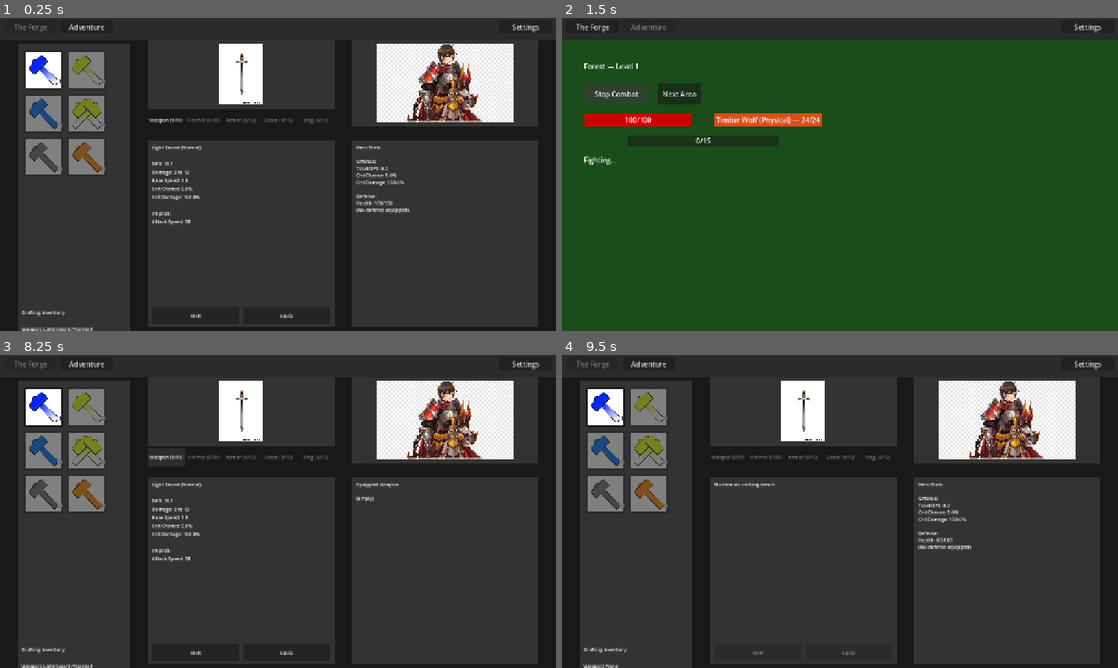
Above: before the commit, frames 1-4 (two rows, left to right).
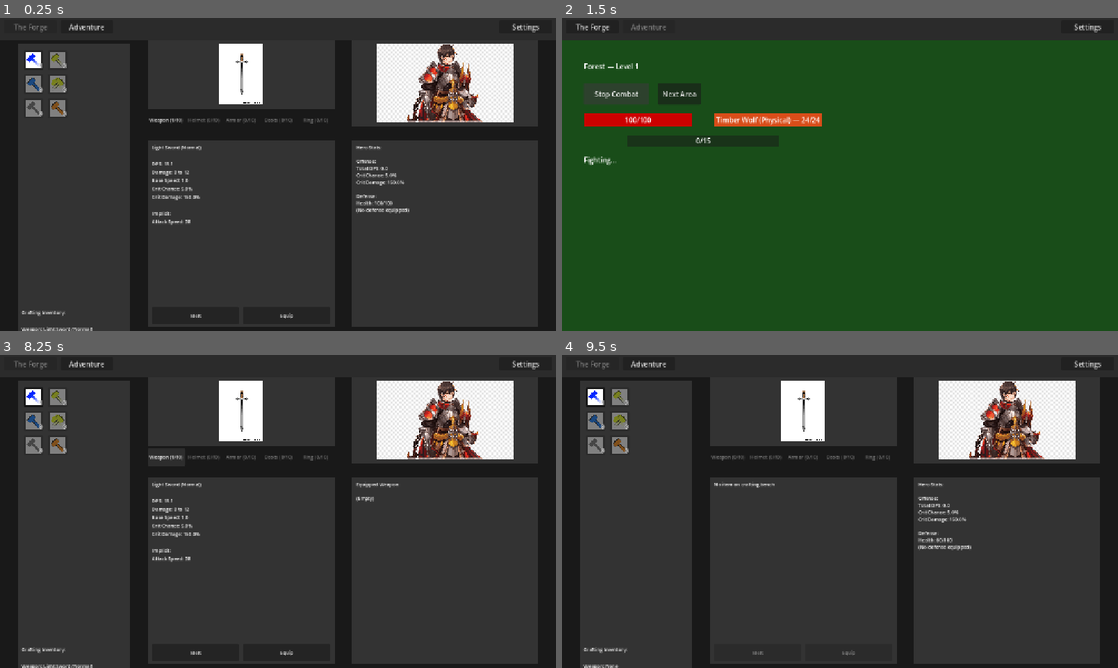
Above: after the commit, the same moments.

Repository: loginn/hammertime
Game: Godot game, scene res://scenes/main.tscn
The game is run twice, just before and just after one commit, with the same random seed, the same clock (stepped at 60 frames per second) and the same inputs.
Inputs:
- Up to frame 1 (0.25 s): no input
- Up to frame 2 (1.5 s): click "Adventure" at 0.5 s; click "Start Combat" at 1.25 s
- Up to frame 3 (8.25 s): click "Next Area" at 2 s; click "Next Area" at 2.75 s; click "The Forge" at 3.5 s; click "Adventure" at 4.25 s; click "Stop Combat" at 5 s; click "Start Combat" at 5.75 s; click "The Forge" at 6.5 s; click "1" at 7.25 s; click "Weapon (1/10)" at 8 s
- Up to frame 4 (9.5 s): click "Melt" at 8.75 s

The runs differ from the first frame. In frame 1, 4.1% of the frame differs, in the area x 4-19%, y 10-50%; in frame 2, nothing differs; in frame 3, 4.2%; in frame 4, 4.2%.

Commit message:
fix: 45x45 hammer icon buttons, thicker outline, better count position
Shrink buttons to 45x45 matching wireframe. Increase count label
outline from 3 to 5 for readability. Shift count label left
(offset_left 2 instead of 10) so it's not clipped at the edge.

Co-Authored-By: Claude Opus 4.6 <noreply@anthropic.com>

Diff:
--- a/scenes/forge_view.tscn
+++ b/scenes/forge_view.tscn
@@ -30,46 +30,46 @@
 layout_mode = 0
 offset_left = 15.0
 offset_top = 15.0
-offset_right = 105.0
-offset_bottom = 105.0
+offset_right = 60.0
+offset_bottom = 60.0
 toggle_mode = true
 icon = ExtResource("4_runic")
 expand_icon = true
 
 [node name="CountLabel" type="Label" parent="HammerSidebar/RunicHammerBtn"]
 layout_mode = 0
-offset_left = 40.0
-offset_top = 62.0
-offset_right = 88.0
-offset_bottom = 82.0
-theme_override_font_sizes/font_size = 13
-theme_override_colors/font_color = Color(0, 0, 0, 1)
-theme_override_colors/font_outline_color = Color(1, 1, 1, 1)
-theme_override_constants/outline_size = 3
+offset_left = 2.0
+offset_top = 27.0
+offset_right = 43.0
+offset_bottom = 43.0
+theme_override_font_sizes/font_size = 11
+theme_override_colors/font_color = Color(0, 0, 0, 1)
+theme_override_colors/font_outline_color = Color(1, 1, 1, 1)
+theme_override_constants/outline_size = 5
 horizontal_alignment = 2
 text = "0"
 mouse_filter = 2
 
 [node name="ForgeHammerBtn" type="Button" parent="HammerSidebar"]
 layout_mode = 0
-offset_left = 115.0
+offset_left = 70.0
 offset_top = 15.0
-offset_right = 205.0
-offset_bottom = 105.0
+offset_right = 115.0
+offset_bottom = 60.0
 toggle_mode = true
 icon = ExtResource("5_forge")
 expand_icon = true
 
 [node name="CountLabel" type="Label" parent="HammerSidebar/ForgeHammerBtn"]
 layout_mode = 0
-offset_left = 40.0
-offset_top = 62.0
-offset_right = 88.0
-offset_bottom = 82.0
-theme_override_font_sizes/font_size = 13
-theme_override_colors/font_color = Color(0, 0, 0, 1)
-theme_override_colors/font_outline_color = Color(1, 1, 1, 1)
-theme_override_constants/outline_size = 3
+offset_left = 2.0
+offset_top = 27.0
+offset_right = 43.0
+offset_bottom = 43.0
+theme_override_font_sizes/font_size = 11
+theme_override_colors/font_color = Color(0, 0, 0, 1)
+theme_override_colors/font_outline_color = Color(1, 1, 1, 1)
+theme_override_constants/outline_size = 5
 horizontal_alignment = 2
 text = "0"
 mouse_filter = 2
@@ -77,47 +77,47 @@
 [node name="TackHammerBtn" type="Button" parent="HammerSidebar"]
 layout_mode = 0
 offset_left = 15.0
-offset_top = 115.0
-offset_right = 105.0
-offset_bottom = 205.0
+offset_top = 70.0
+offset_right = 60.0
+offset_bottom = 115.0
 toggle_mode = true
 icon = ExtResource("6_tack")
 expand_icon = true
 
 [node name="CountLabel" type="Label" parent="HammerSidebar/TackHammerBtn"]
 layout_mode = 0
-offset_left = 40.0
-offset_top = 62.0
-offset_right = 88.0
-offset_bottom = 82.0
-theme_override_font_sizes/font_size = 13
-theme_override_colors/font_color = Color(0, 0, 0, 1)
-theme_override_colors/font_outline_color = Color(1, 1, 1, 1)
-theme_override_constants/outline_size = 3
+offset_left = 2.0
+offset_top = 27.0
+offset_right = 43.0
+offset_bottom = 43.0
+theme_override_font_sizes/font_size = 11
+theme_override_colors/font_color = Color(0, 0, 0, 1)
+theme_override_colors/font_outline_color = Color(1, 1, 1, 1)
+theme_override_constants/outline_size = 5
 horizontal_alignment = 2
 text = "0"
 mouse_filter = 2
 
 [node name="GrandHammerBtn" type="Button" parent="HammerSidebar"]
 layout_mode = 0
-offset_left = 115.0
-offset_top = 115.0
-offset_right = 205.0
-offset_bottom = 205.0
+offset_left = 70.0
+offset_top = 70.0
+offset_right = 115.0
+offset_bottom = 115.0
 toggle_mode = true
 icon = ExtResource("7_grand")
 expand_icon = true
 
 [node name="CountLabel" type="Label" parent="HammerSidebar/GrandHammerBtn"]
 layout_mode = 0
-offset_left = 40.0
-offset_top = 62.0
-offset_right = 88.0
-offset_bottom = 82.0
-theme_override_font_sizes/font_size = 13
-theme_override_colors/font_color = Color(0, 0, 0, 1)
-theme_override_colors/font_outline_color = Color(1, 1, 1, 1)
-theme_override_constants/outline_size = 3
+offset_left = 2.0
+offset_top = 27.0
+offset_right = 43.0
+offset_bottom = 43.0
+theme_override_font_sizes/font_size = 11
+theme_override_colors/font_color = Color(0, 0, 0, 1)
+theme_override_colors/font_outline_color = Color(1, 1, 1, 1)
+theme_override_constants/outline_size = 5
 horizontal_alignment = 2
 text = "0"
 mouse_filter = 2
@@ -125,47 +125,47 @@
 [node name="ClawHammerBtn" type="Button" parent="HammerSidebar"]
 layout_mode = 0
 offset_left = 15.0
-offset_top = 215.0
-offset_right = 105.0
-offset_bottom = 305.0
+offset_top = 125.0
+offset_right = 60.0
+offset_bottom = 170.0
 toggle_mode = true
 icon = ExtResource("8_claw")
 expand_icon = true
 
 [node name="CountLabel" type="Label" parent="HammerSidebar/ClawHammerBtn"]
 layout_mode = 0
-offset_left = 40.0
-offset_top = 62.0
-offset_right = 88.0
-offset_bottom = 82.0
-theme_override_font_sizes/font_size = 13
-theme_override_colors/font_color = Color(0, 0, 0, 1)
-theme_override_colors/font_outline_color = Color(1, 1, 1, 1)
-theme_override_constants/outline_size = 3
+offset_left = 2.0
+offset_top = 27.0
+offset_right = 43.0
+offset_bottom = 43.0
+theme_override_font_sizes/font_size = 11
+theme_override_colors/font_color = Color(0, 0, 0, 1)
+theme_override_colors/font_outline_color = Color(1, 1, 1, 1)
+theme_override_constants/outline_size = 5
 horizontal_alignment = 2
 text = "0"
 mouse_filter = 2
 
 [node name="TuningHammerBtn" type="Button" parent="HammerSidebar"]
 layout_mode = 0
-offset_left = 115.0
-offset_top = 215.0
-offset_right = 205.0
-offset_bottom = 305.0
+offset_left = 70.0
+offset_top = 125.0
+offset_right = 115.0
+offset_bottom = 170.0
 toggle_mode = true
 icon = ExtResource("9_tuning")
 expand_icon = true
 
 [node name="CountLabel" type="Label" parent="HammerSidebar/TuningHammerBtn"]
 layout_mode = 0
-offset_left = 40.0
-offset_top = 62.0
-offset_right = 88.0
-offset_bottom = 82.0
-theme_override_font_sizes/font_size = 13
-theme_override_colors/font_color = Color(0, 0, 0, 1)
-theme_override_colors/font_outline_color = Color(1, 1, 1, 1)
-theme_override_constants/outline_size = 3
+offset_left = 2.0
+offset_top = 27.0
+offset_right = 43.0
+offset_bottom = 43.0
+theme_override_font_sizes/font_size = 11
+theme_override_colors/font_color = Color(0, 0, 0, 1)
+theme_override_colors/font_outline_color = Color(1, 1, 1, 1)
+theme_override_constants/outline_size = 5
 horizontal_alignment = 2
 text = "0"
 mouse_filter = 2
@@ -173,7 +173,7 @@
 [node name="TagHammerSection" type="Control" parent="HammerSidebar"]
 layout_mode = 0
 offset_left = 15.0
-offset_top = 315.0
+offset_top = 180.0
 offset_right = 205.0
 offset_bottom = 600.0
 visible = false
